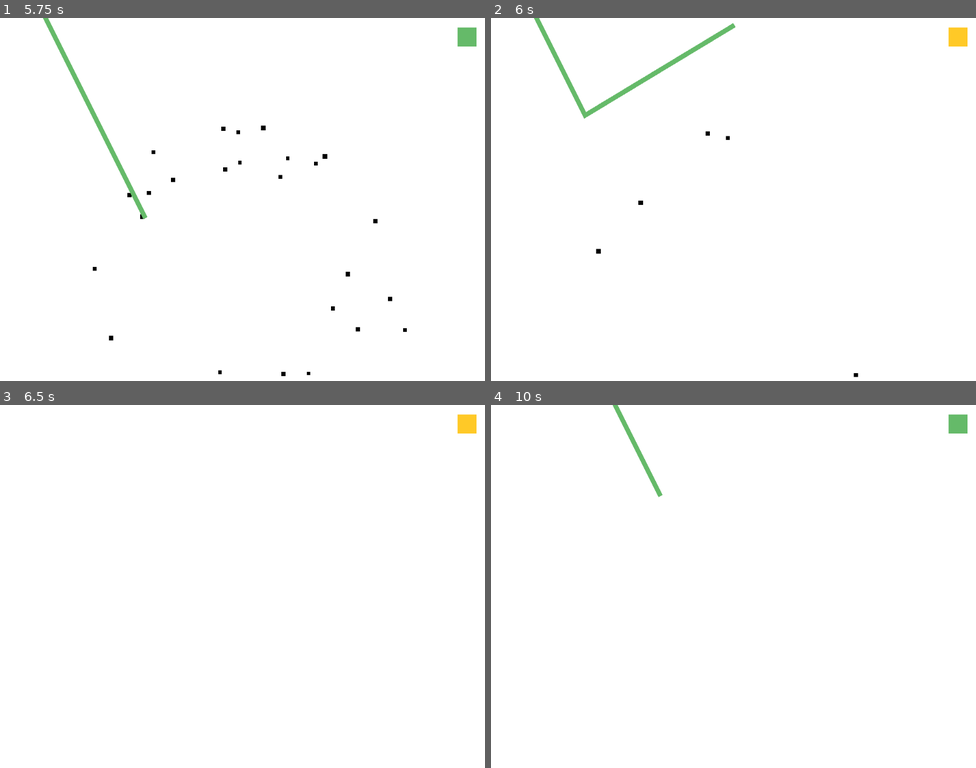
Above: before the commit, frames 1-4 (two rows, left to right).
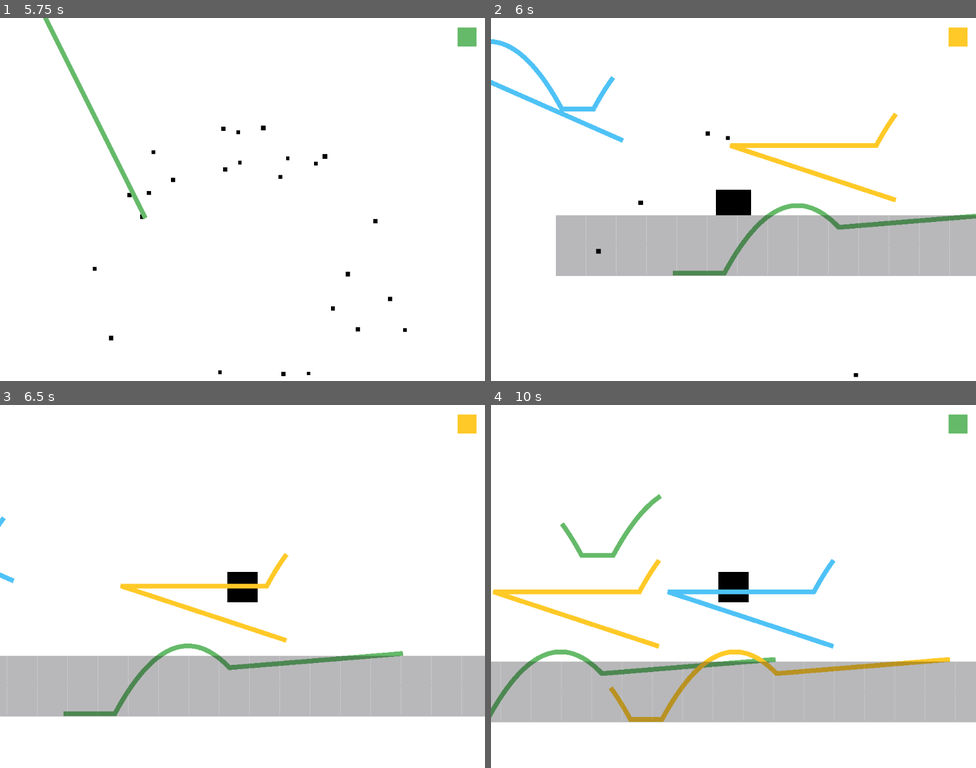
Above: after the commit, the same moments.

Repository: igaryhe/LD45
Game: Godot game, scene res://World.tscn
Same seed, same stepped clock (60 frames per second), same inputs: the game is played once before the commit and once after it.
Inputs (mouse positions are in pixels of both pictures, inside the frame that each line leads up to):
- Up to frame 1 (5.75 s): move the mouse to (218, 272) at 0.52 s; press the mouse at (218, 272) at 0.53 s; hold Right (ui_right) 0.53-2.03 s; tap Space (jump) at 0.77, 1.52, 3.02, 3.77, 4.52 s; move the mouse to (388, 253) at 1.27 s; release the mouse at (388, 253) at 1.28 s; tap C (switch_color) at 1.35, 2.85, 4.35 s; move the mouse to (97, 145) at 2.02 s; press the mouse at (97, 145) at 2.03 s; hold Left (ui_left) 2.03-4.28 s; move the mouse to (266, 199) at 2.77 s; release the mouse at (266, 199) at 2.78 s; move the mouse to (169, 108) at 3.52 s; press the mouse at (169, 108) at 3.53 s; move the mouse to (349, 181) at 4.27 s; release the mouse at (349, 181) at 4.28 s; hold Right (ui_right) from 4.28 s (still down); move the mouse to (145, 217) at 5.02 s; press the mouse at (145, 217) at 5.03 s
- Up to frame 2 (6 s): keep holding Right (ui_right); move the mouse to (782, 119) at 5.77 s; release the mouse at (782, 119) at 5.78 s; tap C (switch_color) at 5.85 s
- Up to frame 3 (6.5 s): keep holding Right (ui_right); tap Space (jump) at 6.02 s
- Up to frame 4 (10 s): move the mouse to (709, 659) at 6.52 s; press the mouse at (709, 659) at 6.53 s; tap Space (jump) at 6.77, 7.52, 9.02, 9.77 s; move the mouse to (879, 640) at 7.27 s; release the mouse at (879, 640) at 7.28 s; tap C (switch_color) at 7.35, 8.85 s; move the mouse to (588, 532) at 8.02 s; release Right (ui_right) at 8.03 s; press the mouse at (588, 532) at 8.03 s; hold Left (ui_left) 8.03-9.53 s; move the mouse to (757, 586) at 8.77 s; release the mouse at (757, 586) at 8.78 s; move the mouse to (660, 495) at 9.52 s; press the mouse at (660, 495) at 9.53 s; hold Right (ui_right) from 9.53 s (still down)

Frame 1 is identical in both runs. In frame 2, 18% of the frame differs, in the area x 0-100%, y 0-72%; in frame 3, 19%; in frame 4, 20%, in the area x 0-100%, y 0-88%.

Commit message:
Repose player after death

Diff:
--- a/Player.gd
+++ b/Player.gd
@@ -25,12 +25,12 @@
 
 func init_pos():
 	position = Vector2(100, 416)
+	$Sprite.show()
 
 func respawn():
 	$DeathParticles.emitting = true
-	$DeathParticles.restart()
-	#init_pos()
 	$Sprite.hide()
+	$RespawnTimer.start(1)
 
 func _physics_process(delta):
 
--- a/Player.tscn
+++ b/Player.tscn
@@ -12,7 +12,7 @@
 gravity = Vector3( 0, 500, 0 )
 initial_velocity = 400.0
 initial_velocity_random = 0.3
-angular_velocity = 4.58393e-41
+angular_velocity = 4.58393e-041
 orbit_velocity = 0.0
 orbit_velocity_random = 0.0
 scale = 10.0
@@ -103,3 +103,7 @@
 [node name="AnimationPlayer" type="AnimationPlayer" parent="."]
 anims/jump = SubResource( 3 )
 anims/land = SubResource( 4 )
+
+[node name="RespawnTimer" type="Timer" parent="."]
+one_shot = true
+[connection signal="timeout" from="RespawnTimer" to="." method="init_pos"]
